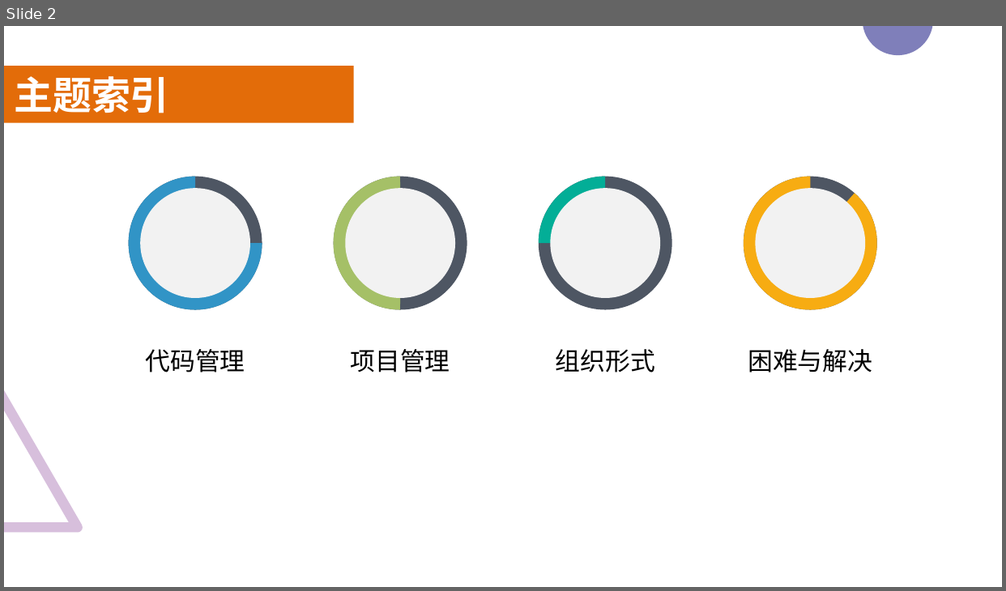
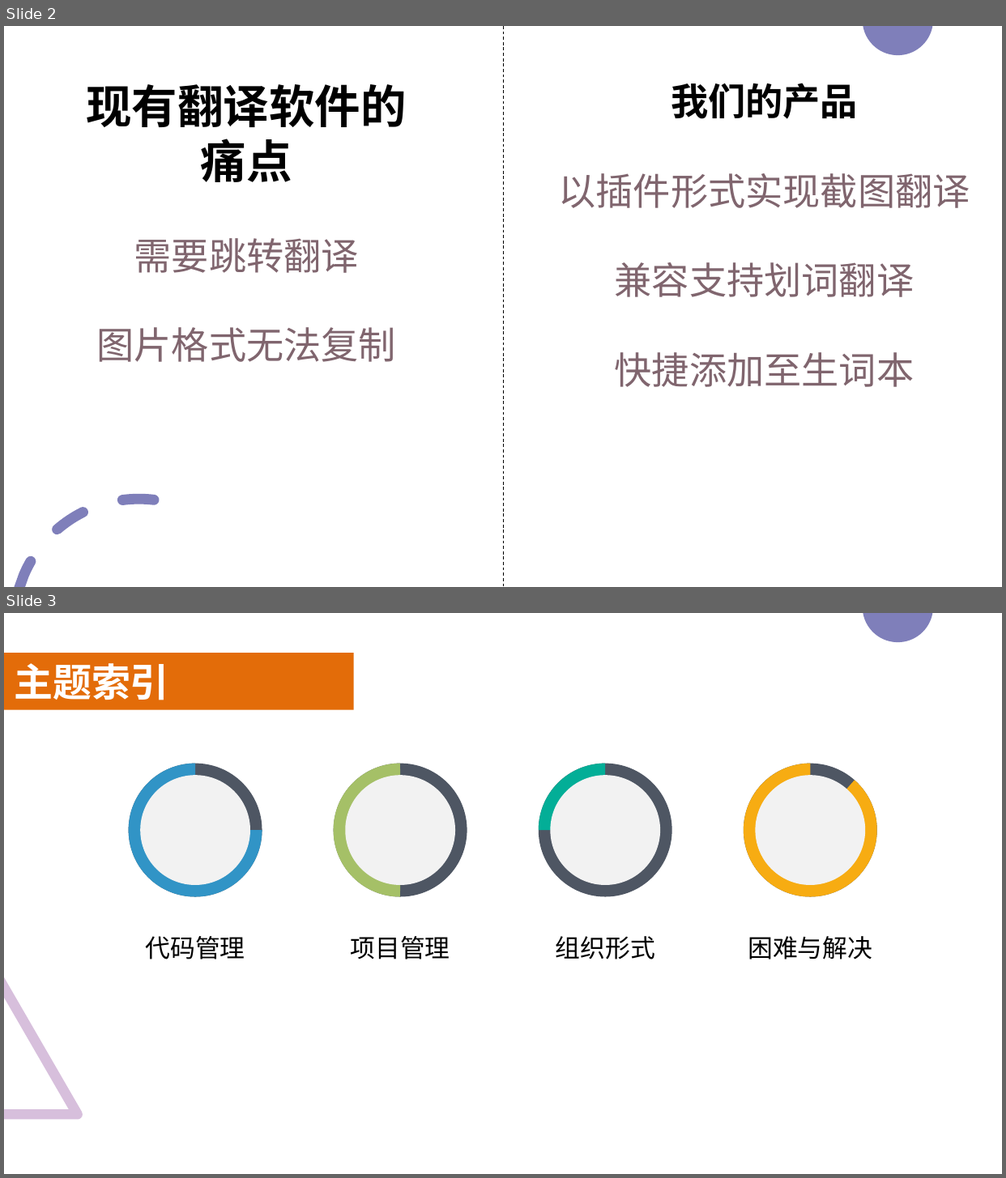
Before and after one commit to 1219zzy/fan_translate, a slide deck: documents/小凡翻翻.pptx. Shown one above the other, each under a label of ours: slide 2 before the commit, slides 2 and 3 after it. The pictures are 1006x591 and 1006x1178 pixels, drawn with LibreOffice and Linux fonts; fonts in the diff are those of the drawing. Boxes give left, top, right and bottom in pixels: in the first picture for what was removed or moved away, otherwise in the second. Text is boxed around its words. In the diff, an @@ line names an element or a change of style, - is before the commit and + after.

```diff
--- a/documents/小凡翻翻.pptx
+++ b/documents/小凡翻翻.pptx
@@ slide 2 added at [4, 26, 1002, 587], background #FFFFFF; not listed: 1 template element that a slide beside it also shows @@
@@ line added from (503, 26) to (503, 587), #000000 0.75 pt dashed @@
@@ text added at [87, 84, 407, 362], 36 pt, text #80656E @@
+现有翻译软件的痛点
+需要跳转翻译
+图片格式无法复制
@@ text added at [558, 83, 970, 387], 36 pt, text #80656E @@
+我们的产品
+以插件形式实现截图翻译
+兼容支持划词翻译
+快捷添加至生词本
@@ freeform shape added at [15, 494, 160, 587], fill #7F7FBA @@
@@ what was slide 2 is now slide 3 @@
```
Also in this commit, not shown: 1 slide changed.
